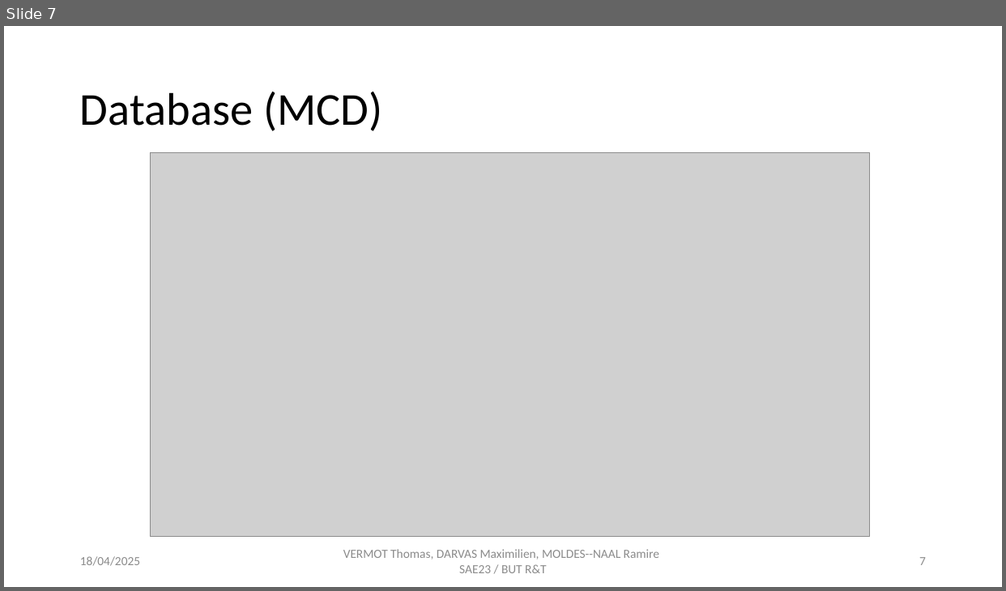
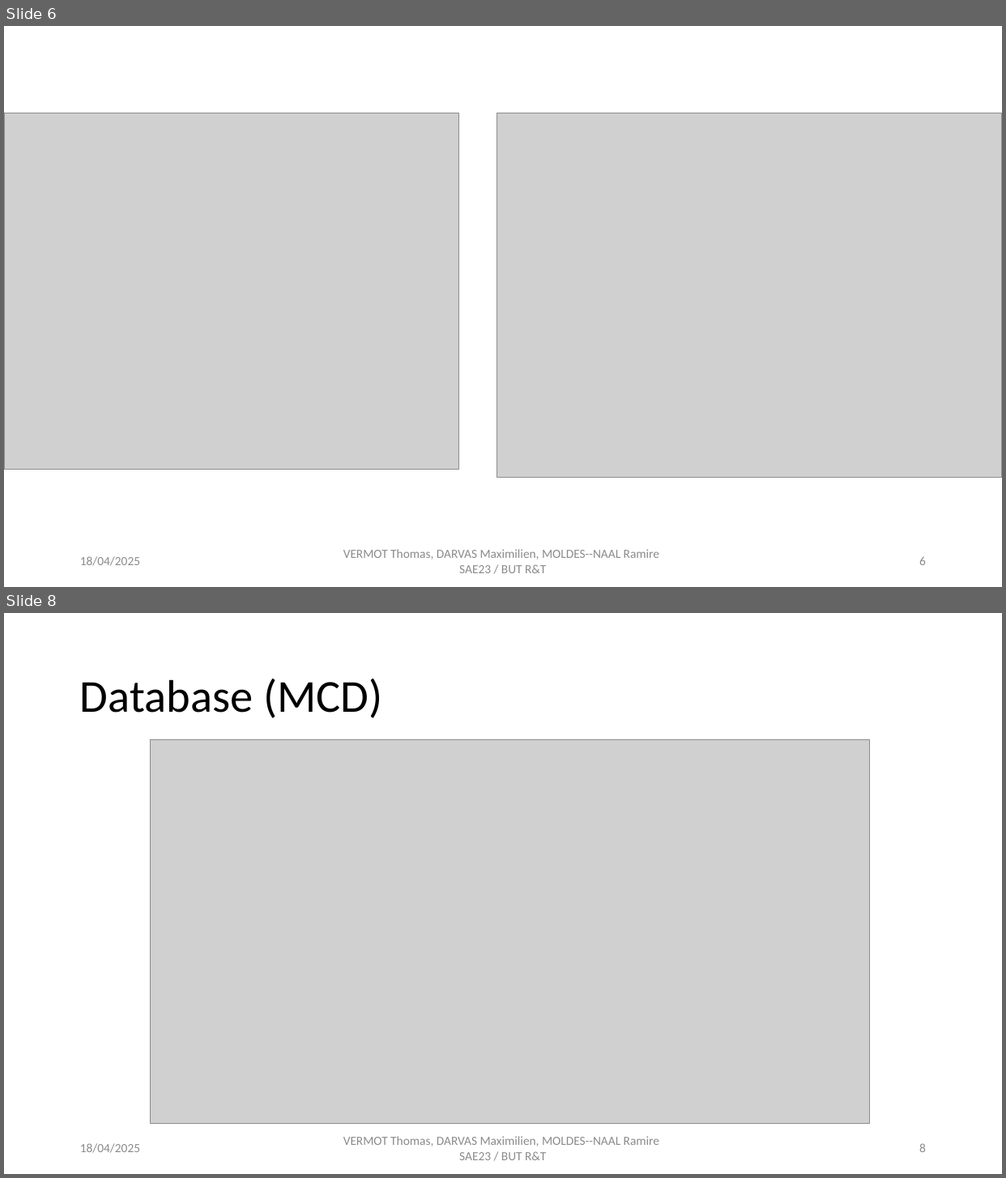
Before and after one commit to smaugue/SAE2.3, a slide deck: Présenation 2.3.pptx. Shown one above the other, each under a label of ours: slide 7 before the commit, slides 6 and 8 after it; the slides between them are not shown. The pictures are 1006x591 and 1006x1178 pixels, drawn with LibreOffice and Linux fonts; fonts in the diff are those of the drawing; grey boxes stand for pictures. Boxes give left, top, right and bottom in pixels: in the first picture for what was removed or moved away, otherwise in the second. Text is boxed around its words. In the diff, an @@ line names an element or a change of style, - is before the commit and + after.

```diff
--- a/Présenation 2.3.pptx
+++ b/Présenation 2.3.pptx
@@ slide 6 added at [4,26,1002,587], background #FFFFFF @@
@@ picture added at [4,113,459,469] @@
@@ picture added at [497,113,1002,477] @@
@@ text added at [80,557,140,566], 12 pt, text #8C8C8C @@
+18/04/2025
@@ text added at [343,549,659,574], 12 pt, text #8C8C8C @@
+VERMOT Thomas, DARVAS Maximilien, MOLDES--NAAL Ramire SAE23 / BUT R&T
@@ page number added at [919,557,926,565], 12 pt, text #8C8C8C @@
+6
@@ what was slide 7 is now slide 8 @@
@@ page number at [919,1144,926,1152]: text changed @@
-7
+8
```
Also in this commit, not shown: 9 slides changed.
